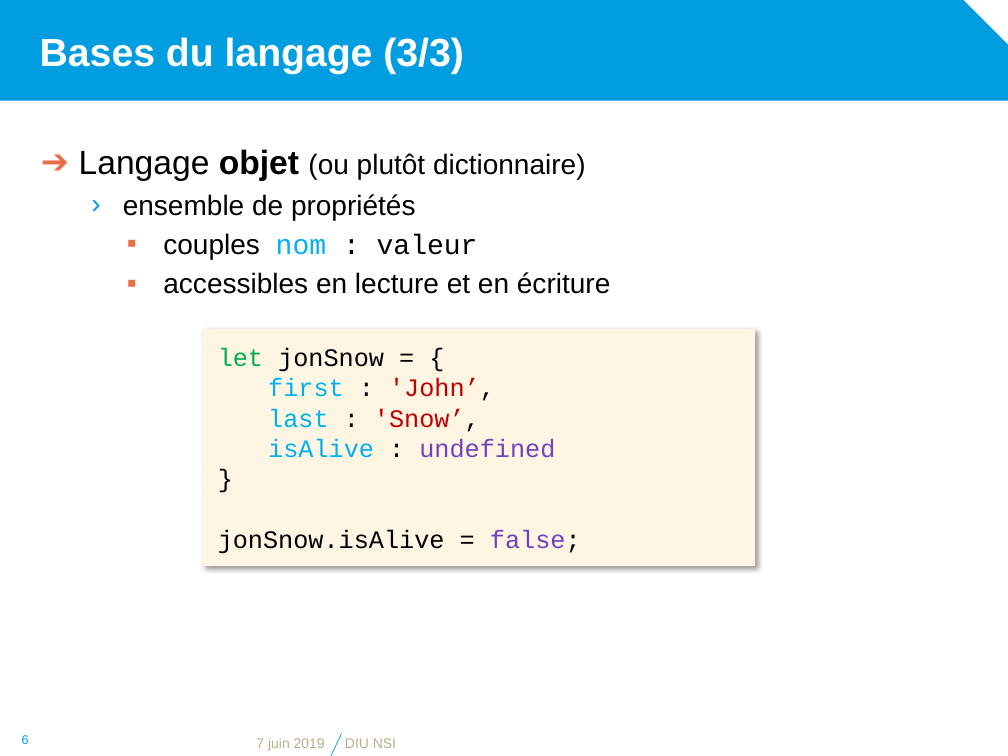
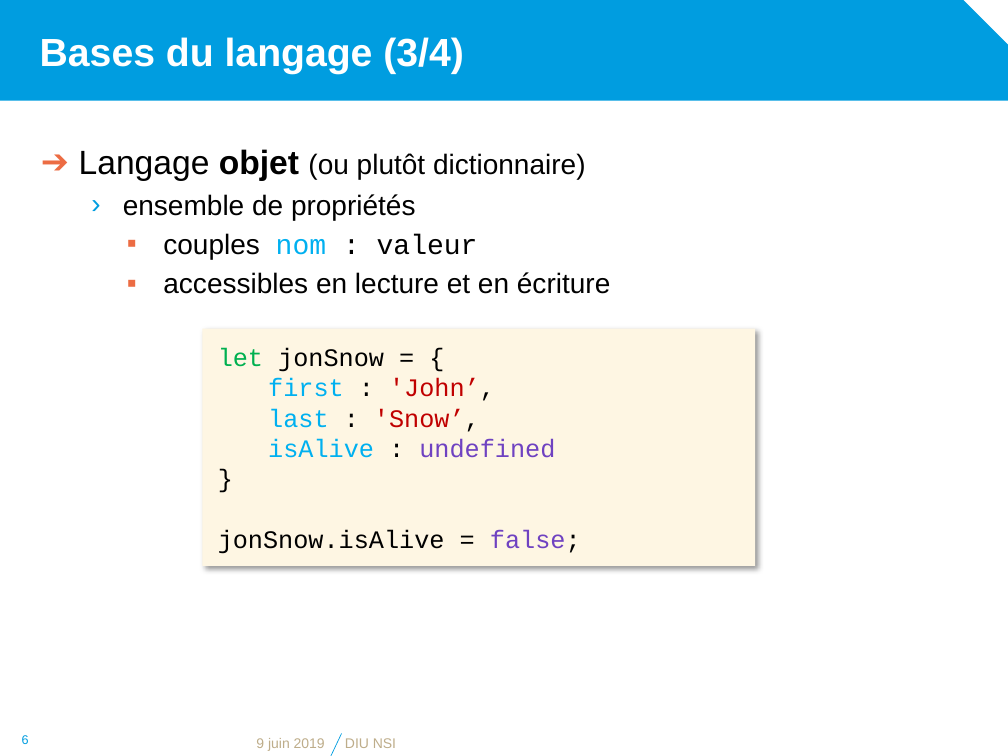
Before and after one commit to diu-uf-bordeaux/bloc1, a slide deck: slide 6 of web/4-JS/JavaScript.pptx. Drawn at 1008x756 pixels with LibreOffice and Linux fonts; fonts in the diff are those of the drawing; background and template pictures are left out. Boxes give left, top, right and bottom in pixels: in the first picture for what was removed or moved away, otherwise in the second. Text is boxed around its words. In the diff, an @@ line names an element or a change of style, - is before the commit and + after.

```diff
--- a/web/4-JS/JavaScript.pptx
+++ b/web/4-JS/JavaScript.pptx
@@ title at (x1=40, y1=37, x2=463, y2=74): text changed @@
-Bases du langage (3/3)
+Bases du langage (3/4)
@@ text at (x1=256, y1=738, x2=325, y2=751): text changed @@
-7 juin 2019
+9 juin 2019
```
Also in this commit, not shown: 13 other slides changed, 1 other file.
